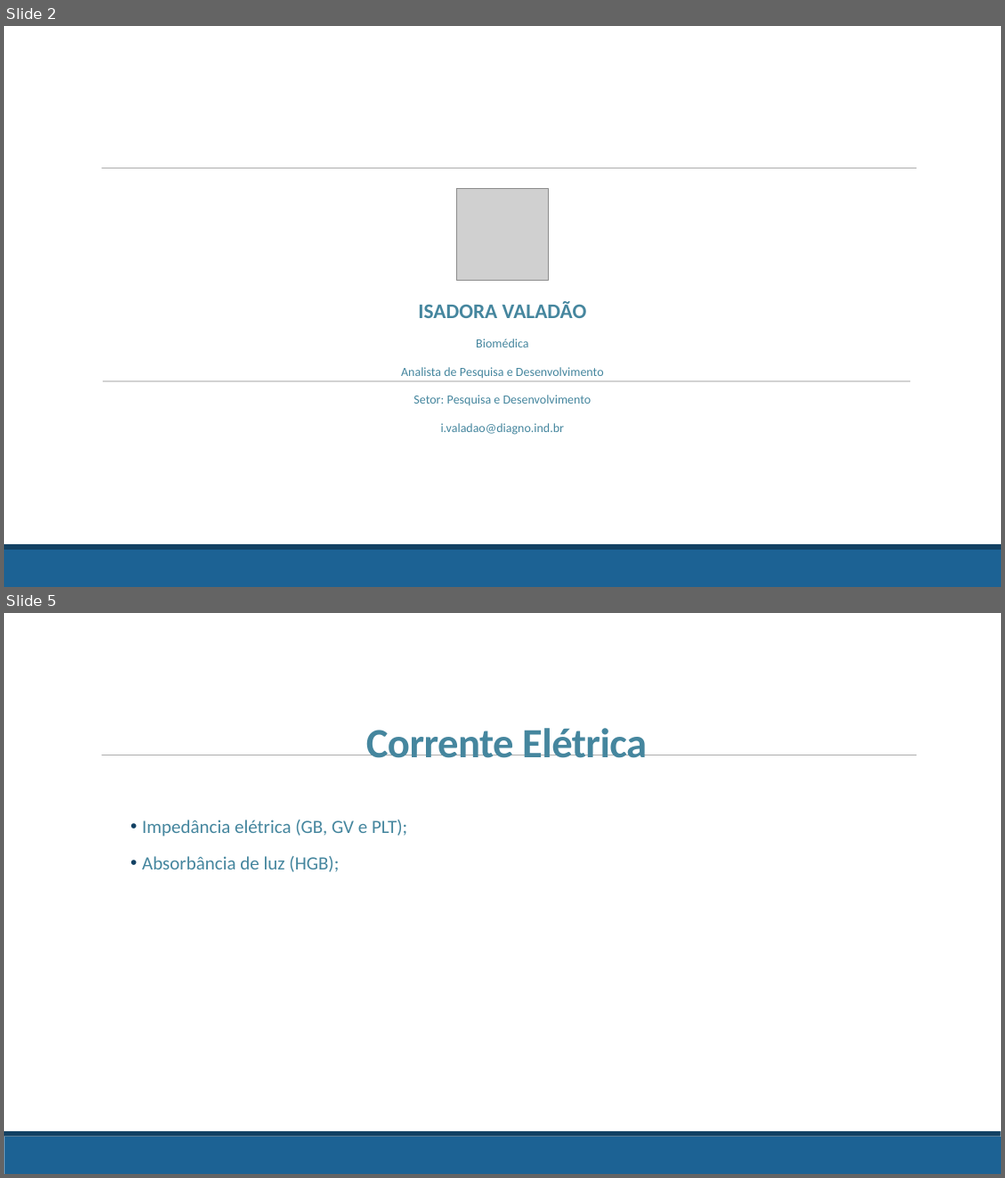
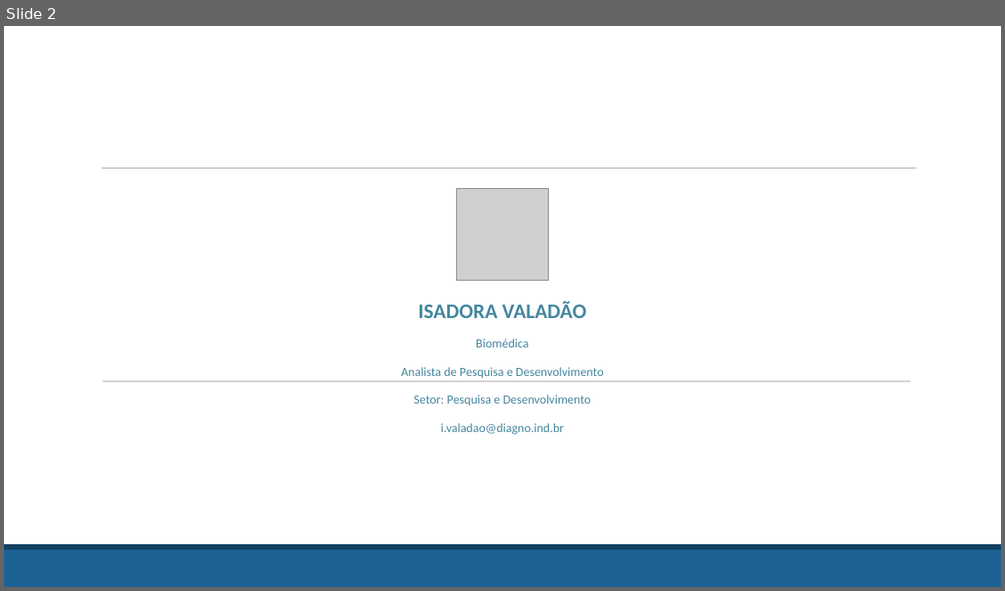
Before and after one commit to jpmdossantos/Treinamento_eletr, a slide deck: Treinamento_eletronica.pptx. Shown one above the other, each under a label of ours: slides 2 and 5 before the commit, slide 2 after it; the slides between them are not shown. The pictures are 1005x1178 and 1005x591 pixels, drawn with LibreOffice and Linux fonts; fonts in the diff are those of the drawing; grey boxes stand for pictures; background and template pictures are left out. Boxes give left, top, right and bottom in pixels: in the first picture for what was removed or moved away, otherwise in the second. Text is boxed around its words. In the diff, an @@ line names an element or a change of style, - is before the commit and + after.

```diff
--- a/Treinamento_eletronica.pptx
+++ b/Treinamento_eletronica.pptx
@@ slide 5 removed at (4,613,1001,1174), background picture (left out); not listed: 3 template elements that a slide beside it also shows @@
@@ text removed at (366,728,647,758) @@
-Corrente Elétrica
@@ text removed at (142,819,407,872) @@
-• Impedância elétrica (GB, GV e PLT);
-• Absorbância de luz (HGB);
```
Also in this commit, not shown: 13 slides changed, 3 slides added, 2 other slides removed.
